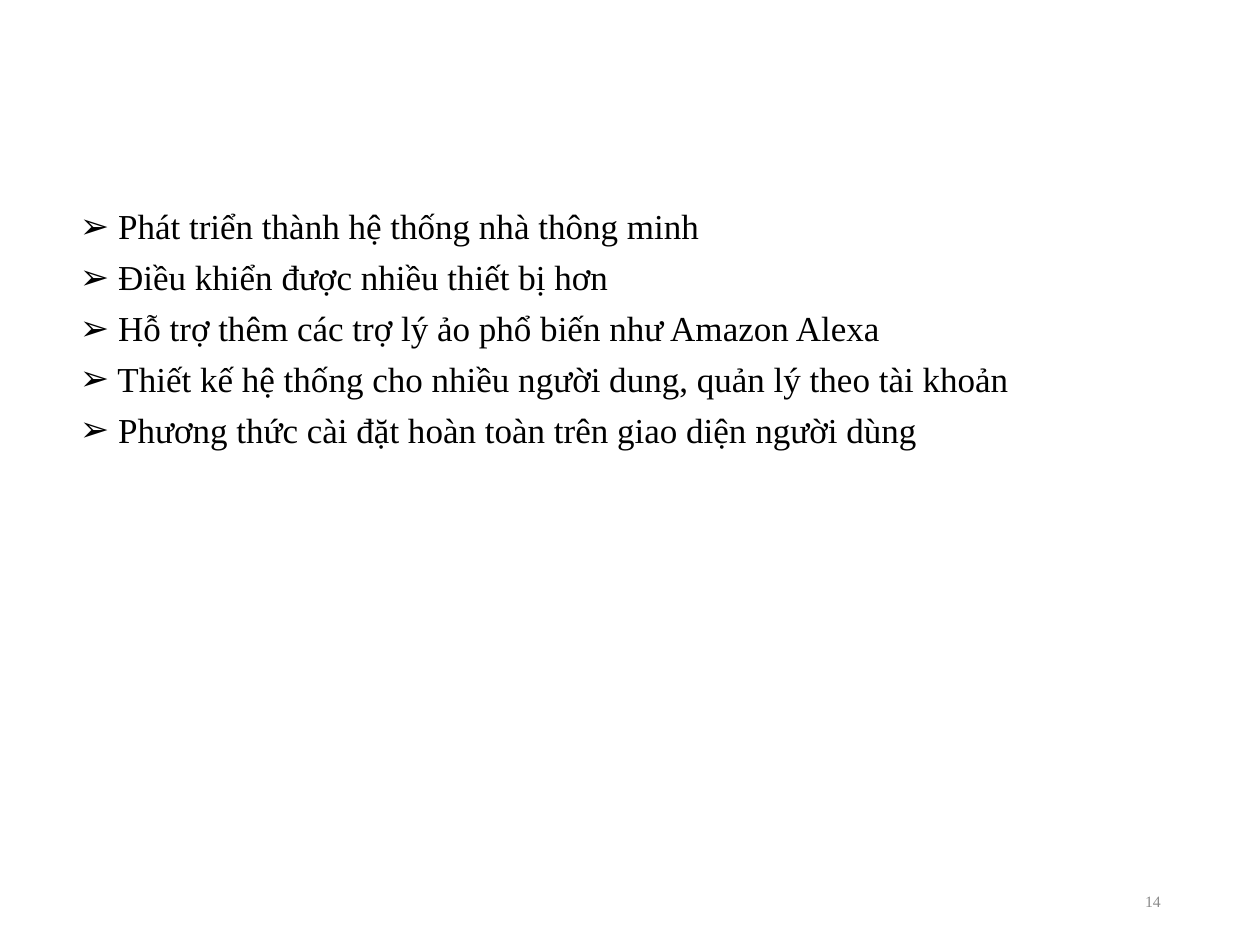
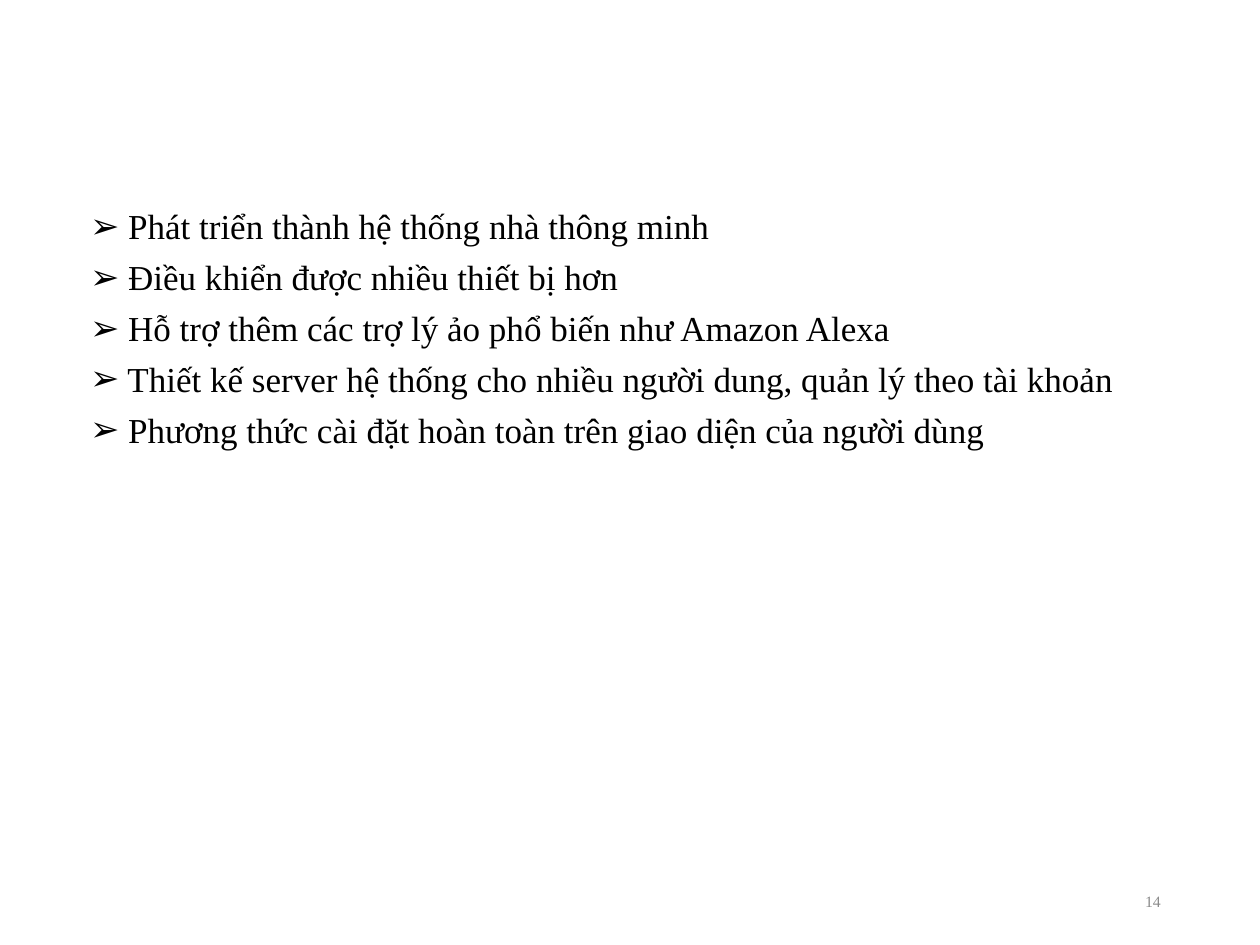
Before and after one commit to tientran695/FinalProject, a slide deck: slide 14 of Báo cáo/Slide.pptx. Drawn at 1260x945 pixels with LibreOffice and Linux fonts; fonts in the diff are those of the drawing; background and template pictures are left out. Boxes give left, top, right and bottom in pixels: in the first picture for what was removed or moved away, otherwise in the second. Text is boxed around its words. In the diff, an @@ line names an element or a change of style, - is before the commit and + after.

Commit message:
Final

```diff
--- a/Báo cáo/Slide.pptx
+++ b/Báo cáo/Slide.pptx
@@ text "Phát triển thành hệ thống ...": place and size @@
-text "Phát triển thành hệ thống ..." at box(117, 213, 1009, 450)
+text "Phát triển thành hệ thống ..." at box(127, 213, 1113, 450)
@@ text at box(127, 366, 1113, 450): text changed @@
-➢ Thiết kế hệ thống cho nhiều người dung, quản lý theo tài khoản
-➢ Phương thức cài đặt hoàn toàn trên giao diện người dùng
+➢ Thiết kế server hệ thống cho nhiều người dung, quản lý theo tài khoản
+➢ Phương thức cài đặt hoàn toàn trên giao diện của người dùng
```
Also in this commit, not shown: 2 other slides changed, 1 slide added, 1 slide removed.
